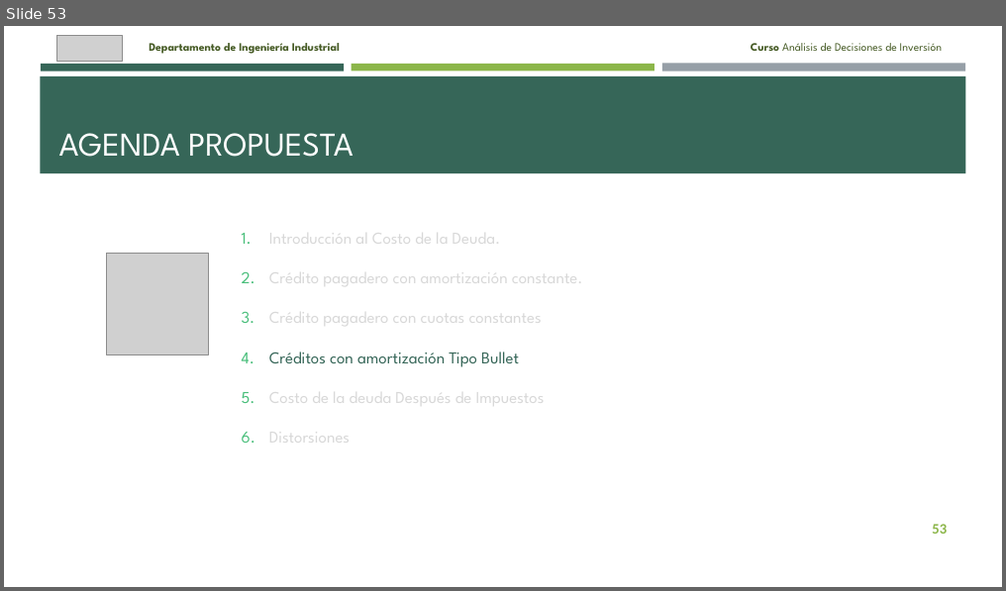
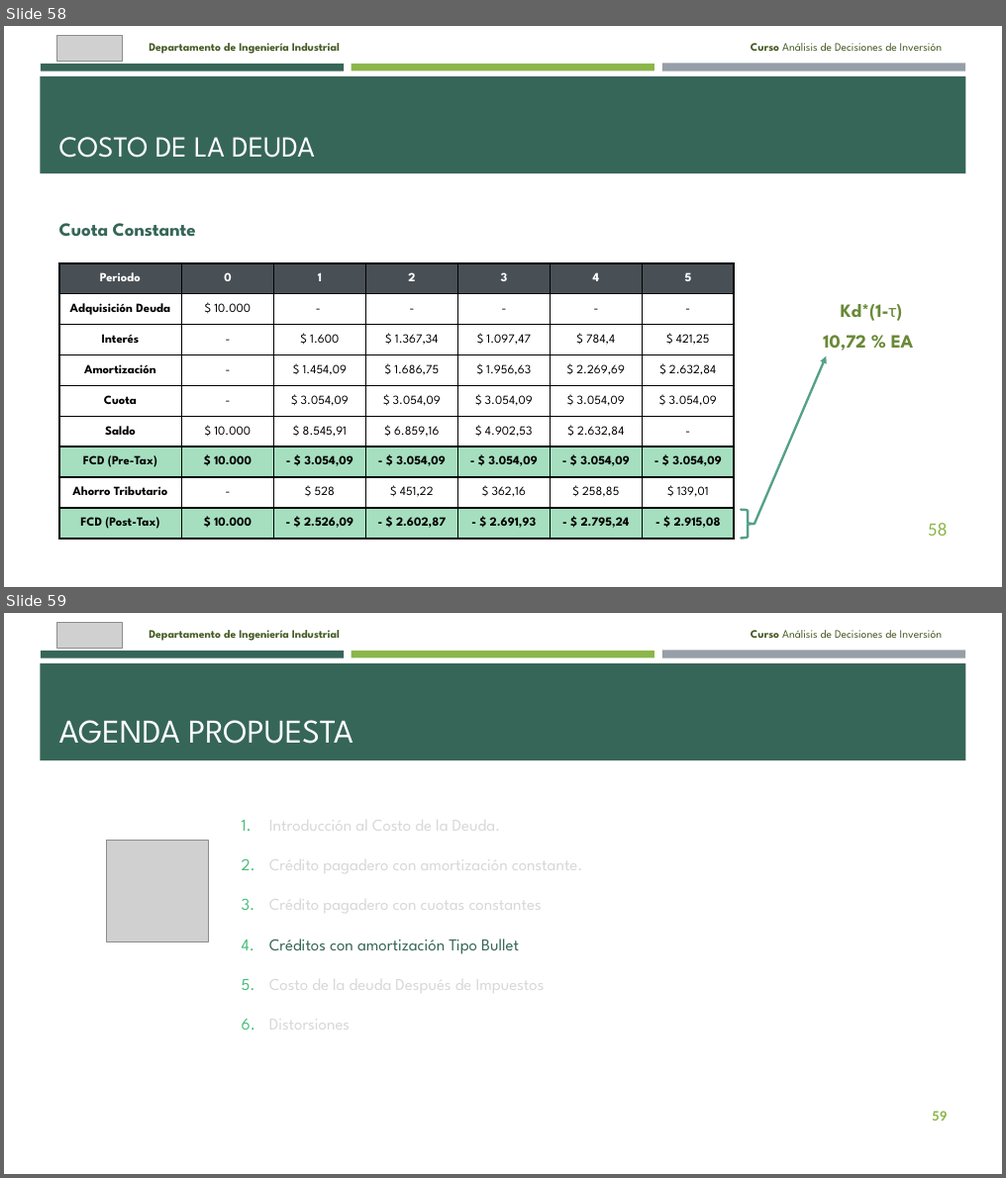
Before and after one commit to brigitte-castaneda/ANADEC_20262, a slide deck: 7.2. Anadec 202620 - Costo de la Deuda (Parte I).pptx. Shown one above the other, each under a label of ours: slide 53 before the commit, slides 58 and 59 after it. The pictures are 1006x591 and 1006x1178 pixels, drawn with LibreOffice and Linux fonts; fonts in the diff are those of the drawing; grey boxes stand for pictures. Boxes give left, top, right and bottom in pixels: in the first picture for what was removed or moved away, otherwise in the second. Text is boxed around its words. In the diff, an @@ line names an element or a change of style, - is before the commit and + after.

```diff
--- a/7.2. Anadec 202620 - Costo de la Deuda (Parte I).pptx
+++ b/7.2. Anadec 202620 - Costo de la Deuda (Parte I).pptx
@@ slide 58 added at [4, 26, 1002, 587], background #FFFFFF; not listed: 4 template elements that a slide beside it also shows @@
@@ picture added at [56, 36, 122, 62] @@
@@ text added at [149, 43, 340, 54], 11 pt, text #465B25, bold @@
+Departamento de Ingeniería Industrial
@@ text added at [750, 43, 942, 51], 11 pt, text #465B25 @@
+Curso Análisis de Decisiones de Inversión
@@ title added at [59, 137, 315, 158], 28 pt, text #FFFFFF @@
+COSTO DE LA DEUDA
@@ text added at [59, 223, 196, 237], 18 pt, text #366658, bold @@
+Cuota Constante
@@ table added at [58, 264, 734, 539], 9 rows, 7 columns @@
+Periodo | 0 | 1 | 2 | 3 | 4 | 5
+Adquisición Deuda | $ 10.000 | - | - | - | - | -
+Interés | - | $ 1.600 | $ 1.367,34 | $ 1.097,47 | $ 784,4 | $ 421,25
+Amortización | - | $ 1.454,09 | $ 1.686,75 | $ 1.956,63 | $ 2.269,69 | $ 2.632,84
+Cuota | - | $ 3.054,09 | $ 3.054,09 | $ 3.054,09 | $ 3.054,09 | $ 3.054,09
+Saldo | $ 10.000 | $ 8.545,91 | $ 6.859,16 | $ 4.902,53 | $ 2.632,84 | -
+FCD (Pre-Tax) | $ 10.000 | - $ 3.054,09 | - $ 3.054,09 | - $ 3.054,09 | - $ 3.054,09 | - $ 3.054,09
+Ahorro Tributario | - | $ 528 | $ 451,22 | $ 362,16 | $ 258,85 | $ 139,01
+FCD (Post-Tax) | $ 10.000 | - $ 2.526,09 | - $ 2.602,87 | - $ 2.691,93 | - $ 2.795,24 | - $ 2.915,08
@@ text added at [841, 304, 902, 321], 18 pt, text #698937, bold @@
+Kd*(1-τ)
@@ text added at [823, 335, 913, 351], 18 pt, text #698937, bold @@
+10,72 % EA
@@ arrow added from (754, 524) to (826, 356), #55A08A 2.25 pt @@
@@ right brace added at [742, 509, 754, 538], outline #55A08A 2.25 pt @@
@@ page number added at [928, 523, 946, 536], 18 pt, text #8CB64A @@
+58
@@ what was slide 53 is now slide 59 @@
@@ page number at [932, 1111, 946, 1121]: text changed @@
-53
+59
```
Also in this commit, not shown: 1 slide changed, 5 other slides added, 1 other file.
